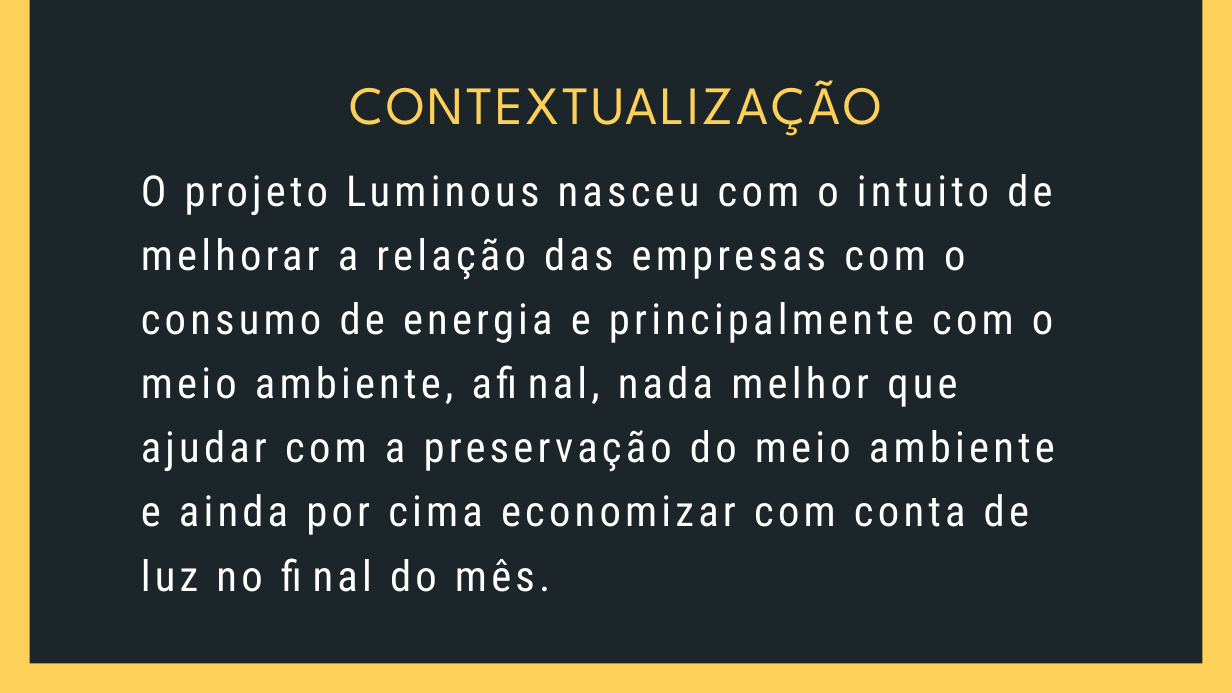
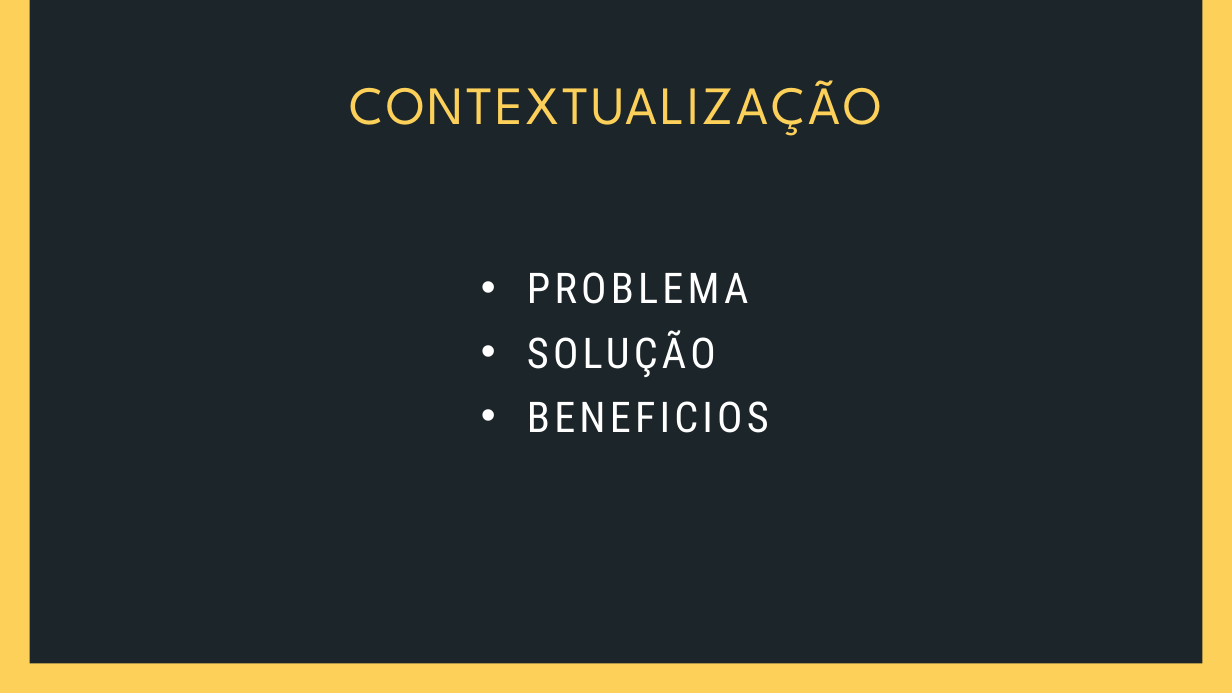
Before and after one commit to Luiza-Bezerra/grupo-02-ccoa-20201, a slide deck: slide 2 of projeto/Documentos/Apresentação Sprint1.pptx. Drawn at 1232x693 pixels with LibreOffice and Linux fonts; fonts in the diff are those of the drawing. Boxes give left, top, right and bottom in pixels: in the first picture for what was removed or moved away, otherwise in the second. Text is boxed around its words. In the diff, an @@ line names an element or a change of style, - is before the commit and + after.

```diff
--- a/projeto/Documentos/Apresentação Sprint1.pptx
+++ b/projeto/Documentos/Apresentação Sprint1.pptx
@@ text at (x1=527, y1=330, x2=769, y2=433): text changed; size 49.9 to 49.5 pt @@
-O projeto Luminous nasceu com o intuito de melhorar a relação das empresas com o consumo de energia e principalmente com o meio ambiente, afinal, nada melhor que ajudar com a preservação do meio ambiente e ainda por cima economizar com conta de luz no final do mês.
+• PROBLEMA
+• SOLUÇÃO
+• BENEFICIOS
```
Also in this commit, not shown: 3 other slides changed.
